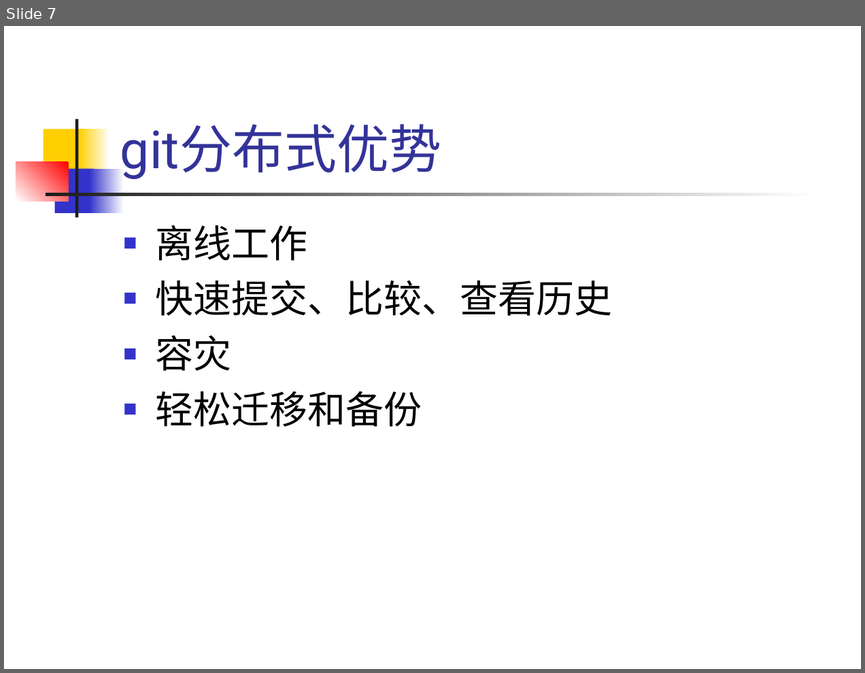
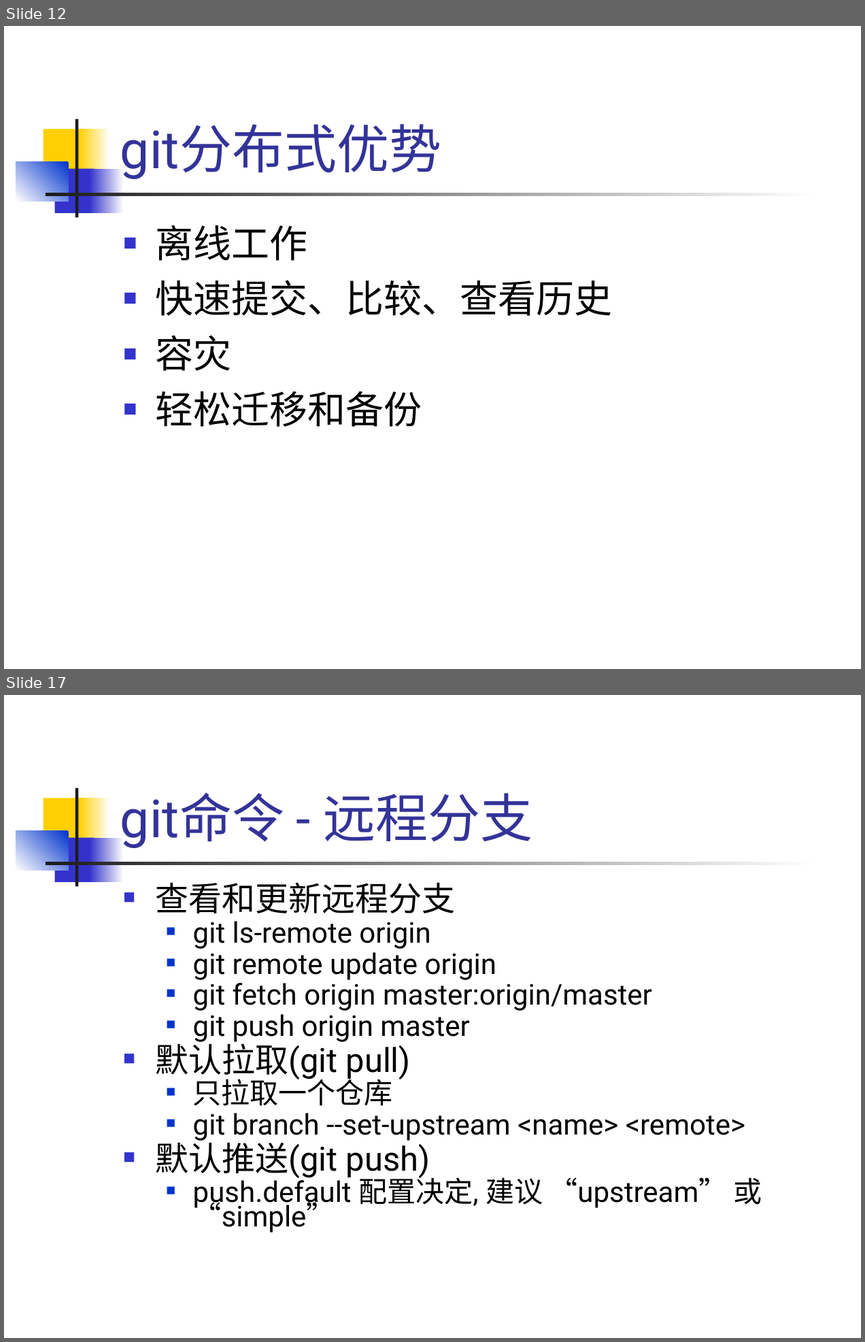
Before and after one commit to hanyong/git-inner-and-use, a slide deck: git-inner-and-use.ppt. Shown one above the other, each under a label of ours: slide 7 before the commit, slides 12 and 17 after it; the slides between them are not shown. The pictures are 865x673 and 865x1342 pixels, drawn with LibreOffice and Linux fonts; fonts in the diff are those of the drawing. Boxes give left, top, right and bottom in pixels: in the first picture for what was removed or moved away, otherwise in the second. Text is boxed around its words. In the diff, an @@ line names an element or a change of style, - is before the commit and + after.

```diff
--- a/git-inner-and-use.ppt
+++ b/git-inner-and-use.ppt
@@ slide 17 added at (x1=4, y1=695, x2=861, y2=1338), background #FFFFFF; not listed: 7 template elements that a slide beside it also shows @@
@@ title added at (x1=120, y1=792, x2=533, y2=848), 44 pt, text #333399 @@
+git命令 - 远程分支
@@ text added at (x1=156, y1=882, x2=762, y2=1232), 24 pt, text #000000 @@
+■ 查看和更新远程分支
+  ■ git ls-remote origin
+  ■ git remote update origin
+  ■ git fetch origin master:origin/master
+  ■ git push origin master
+■ 默认拉取(git pull)
+  ■ 只拉取一个仓库
+  ■ git branch --set-upstream <name> <remote>
+■ 默认推送(git push)
+  ■ push.default 配置决定, 建议 “upstream” 或 “simple”
@@ what was slide 7 is now slide 12 @@
@@ slide 12 changed as well @@
@@ rectangle at (x1=16, y1=161, x2=68, y2=201): fill gradient #FF0000 to #FFFFFF to gradient #0033CC to #FFFFFF @@
```
Also in this commit, not shown: 4 other slides changed, 18 other slides added, 3 slides removed.
